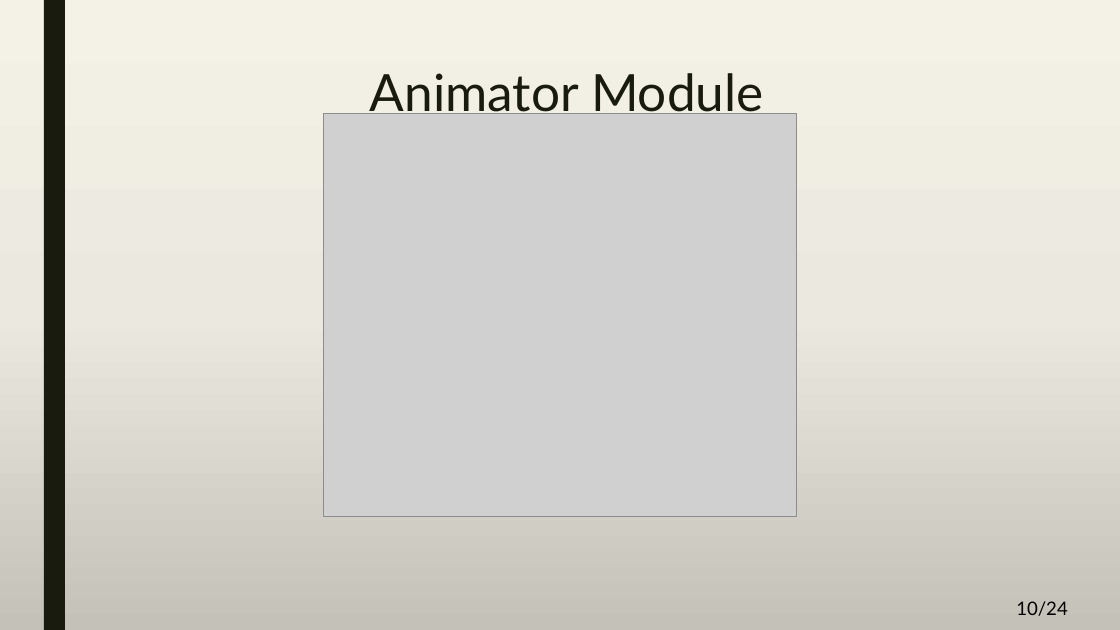
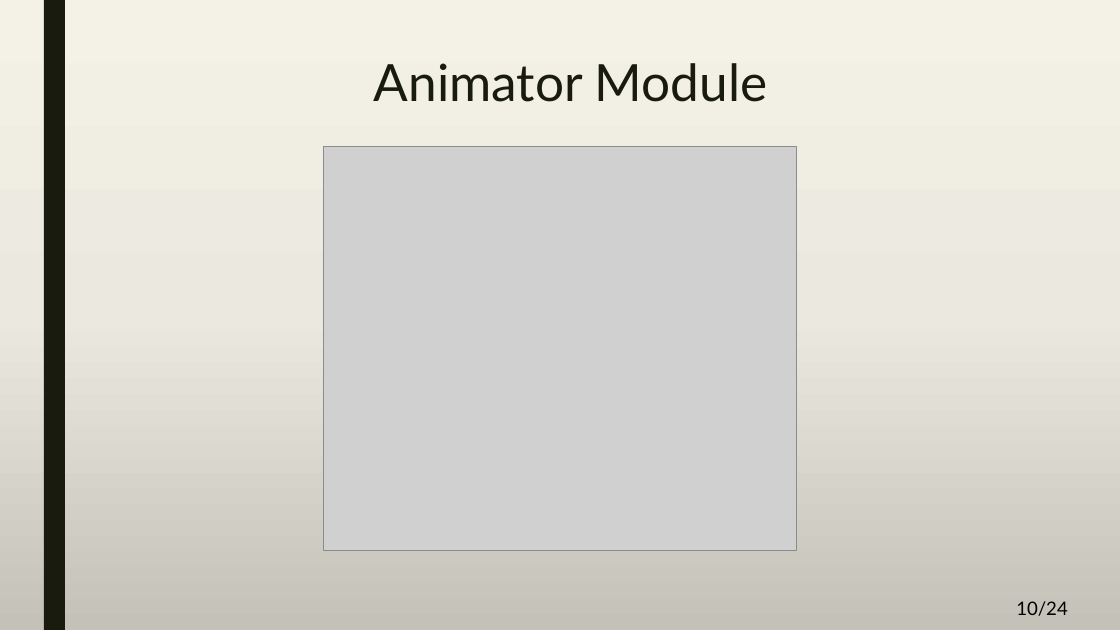
Before and after one commit to A-3li/Capstone, a slide deck: slide 10 of Final.pptx. Drawn at 1120x630 pixels with LibreOffice and Linux fonts; fonts in the diff are those of the drawing; grey boxes stand for pictures. Boxes give left, top, right and bottom in pixels: in the first picture for what was removed or moved away, otherwise in the second. Text is boxed around its words. In the diff, an @@ line names an element or a change of style, - is before the commit and + after.

```diff
--- a/Final.pptx
+++ b/Final.pptx
@@ title "Animator Module": place and size @@
-title "Animator Module" at (370, 73, 764, 114)
+title "Animator Module" at (374, 63, 768, 102)
@@ picture: place and size @@
-picture at (323, 113, 797, 518)
+picture at (323, 147, 797, 551)
```
Also in this commit, not shown: 7 other slides changed.
